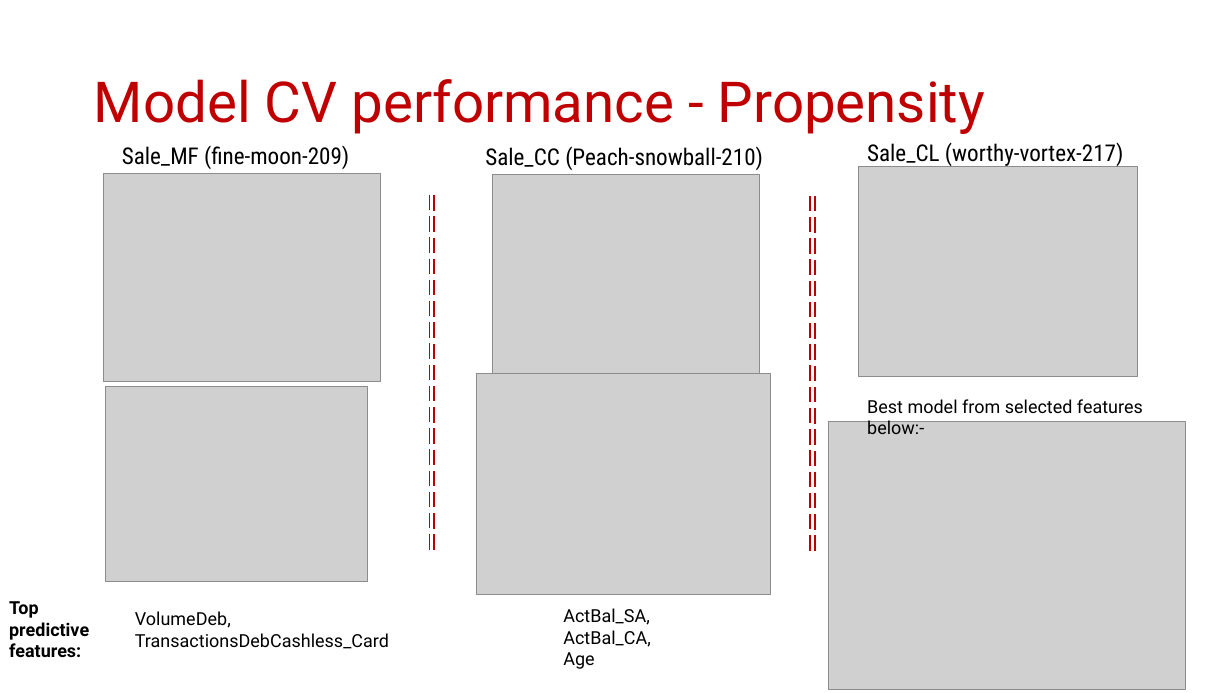
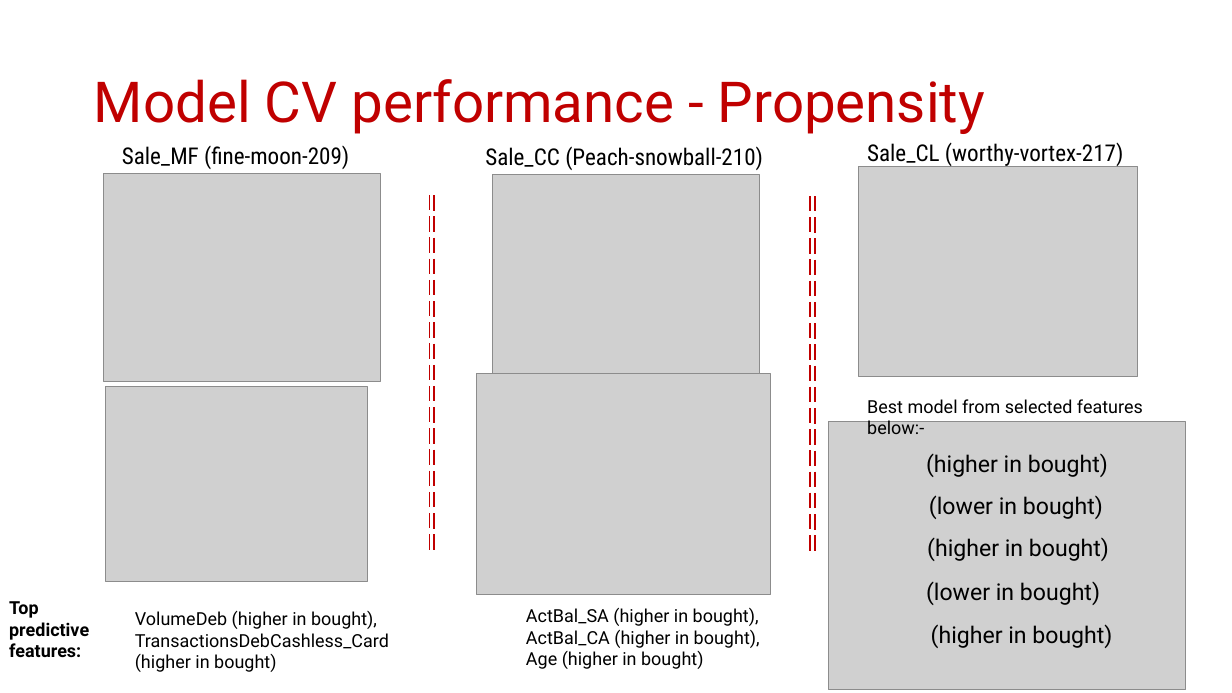
Before and after one commit to hkailee/financial-product-marketing-optimization, a slide deck: slide 4 of slides/Summary-Slides.pptx. Drawn at 1232x693 pixels with LibreOffice and Linux fonts; fonts in the diff are those of the drawing; grey boxes stand for pictures. Boxes give left, top, right and bottom in pixels: in the first picture for what was removed or moved away, otherwise in the second. Text is boxed around its words. In the diff, an @@ line names an element or a change of style, - is before the commit and + after.

```diff
--- a/slides/Summary-Slides.pptx
+++ b/slides/Summary-Slides.pptx
@@ text added at box(926, 453, 1108, 477), 18 pt, text #000000 @@
+(higher in bought)
@@ text added at box(929, 495, 1103, 519), 18 pt, text #000000 @@
+(lower in bought)
@@ text added at box(927, 537, 1109, 561), 18 pt, text #000000 @@
+(higher in bought)
@@ text added at box(926, 582, 1100, 605), 18 pt, text #000000 @@
+(lower in bought)
@@ text at box(135, 611, 389, 672): text changed @@
-VolumeDeb,
-TransactionsDebCashless_Card
+VolumeDeb (higher in bought),
+TransactionsDebCashless_Card (higher in bought)
@@ text at box(526, 608, 760, 669): text changed @@
-ActBal_SA,
-ActBal_CA,
-Age
+ActBal_SA (higher in bought),
+ActBal_CA (higher in bought),
+Age (higher in bought)
@@ text added at box(931, 624, 1112, 648), 18 pt, text #000000 @@
+(higher in bought)
```
Also in this commit, not shown: 1 other slide changed, 2 other files.
